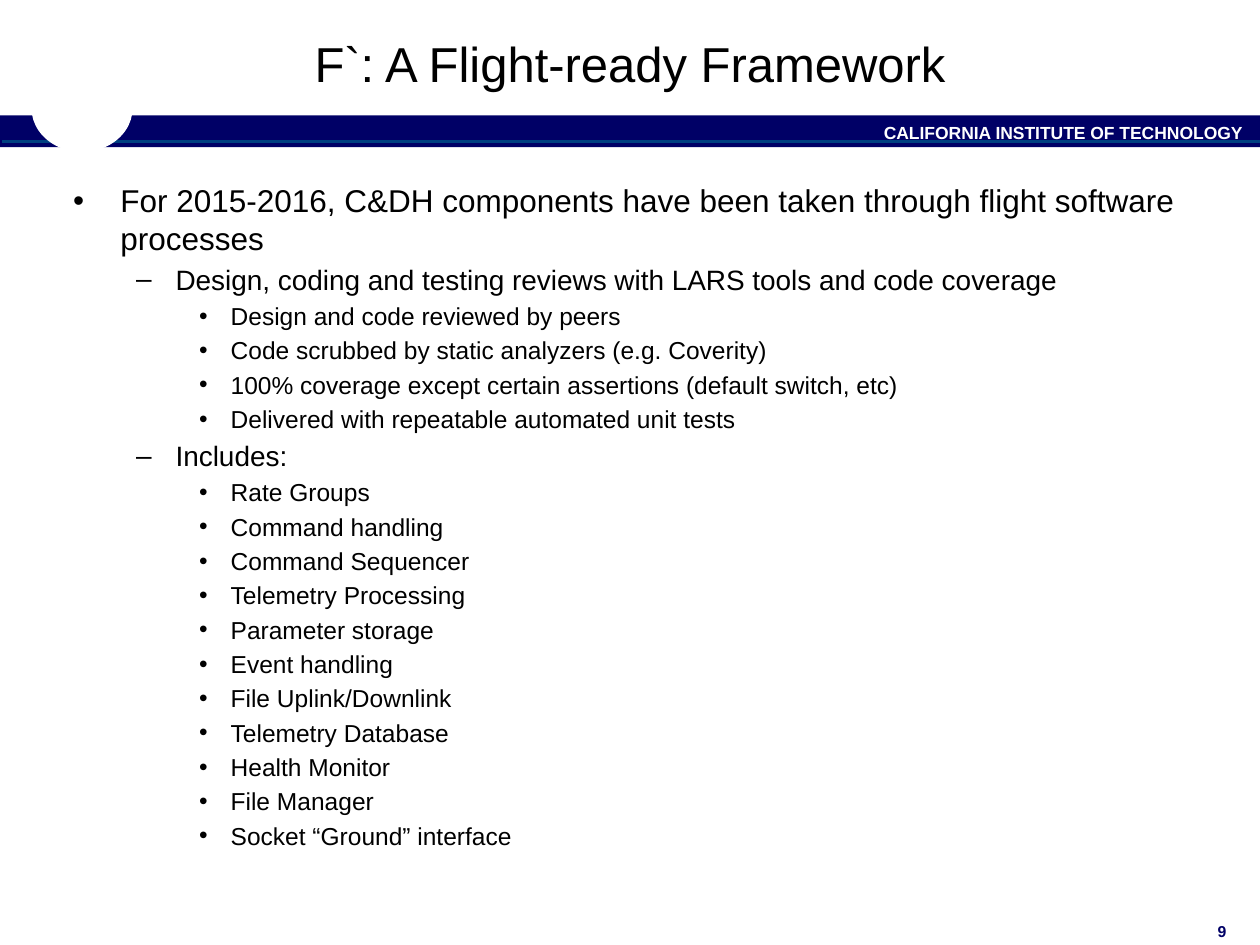
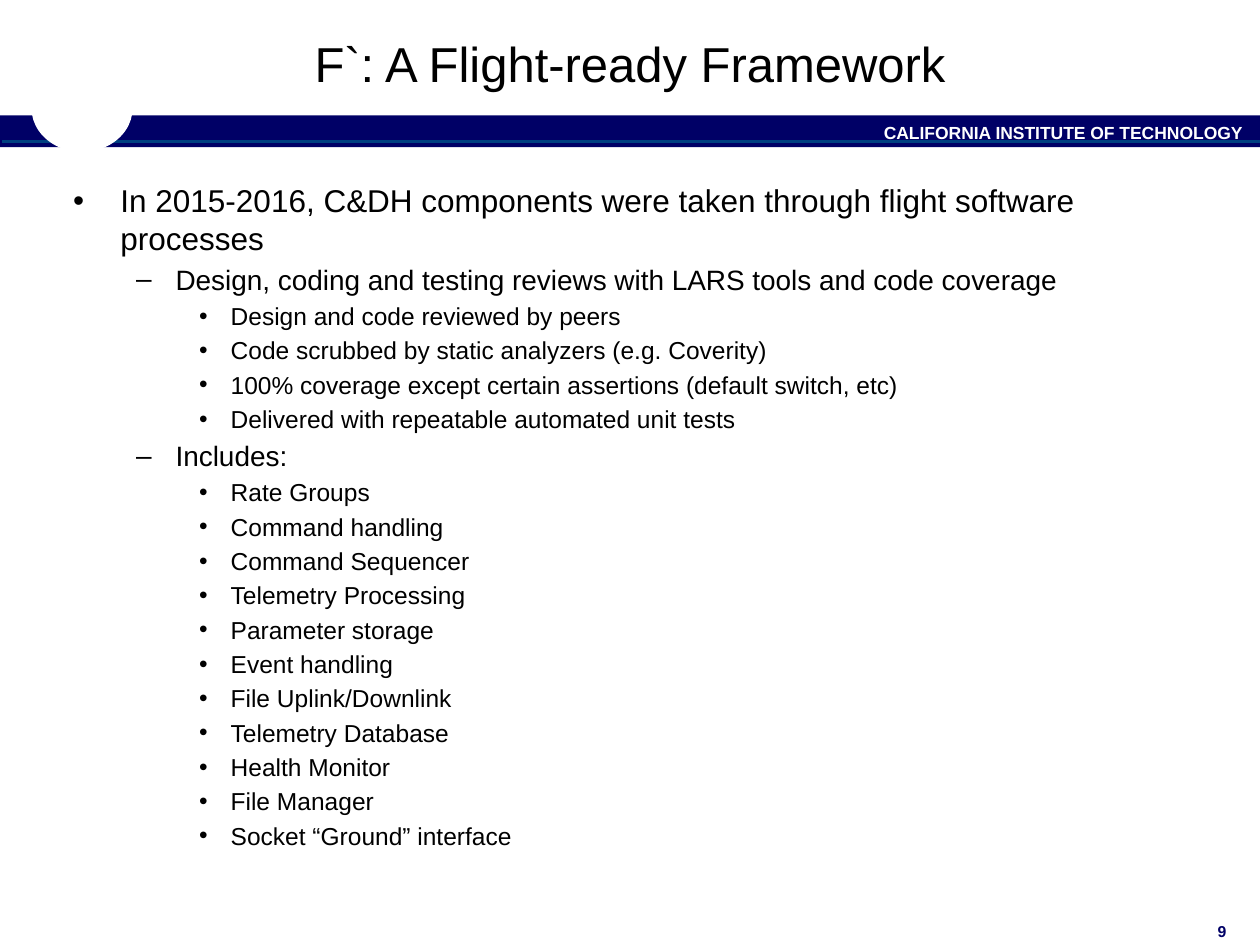
Before and after one commit to nasa/fprime, a slide deck: slide 9 of docs/Architecture/FPrimeArchitectureShort.pptx. Drawn at 1260x945 pixels with LibreOffice and Linux fonts; fonts in the diff are those of the drawing; background and template pictures are left out. Boxes give left, top, right and bottom in pixels: in the first picture for what was removed or moved away, otherwise in the second. Text is boxed around its words. In the diff, an @@ line names an element or a change of style, - is before the commit and + after.

Commit message:
Updated with current flight information

```diff
--- a/docs/Architecture/FPrimeArchitectureShort.pptx
+++ b/docs/Architecture/FPrimeArchitectureShort.pptx
@@ text at (120,189,1074,256): text changed @@
-• For 2015-2016, C&DH components have been taken through flight software processes
+• In 2015-2016, C&DH components were taken through flight software processes
```
Also in this commit, not shown: 7 other slides changed, 1 other file.
